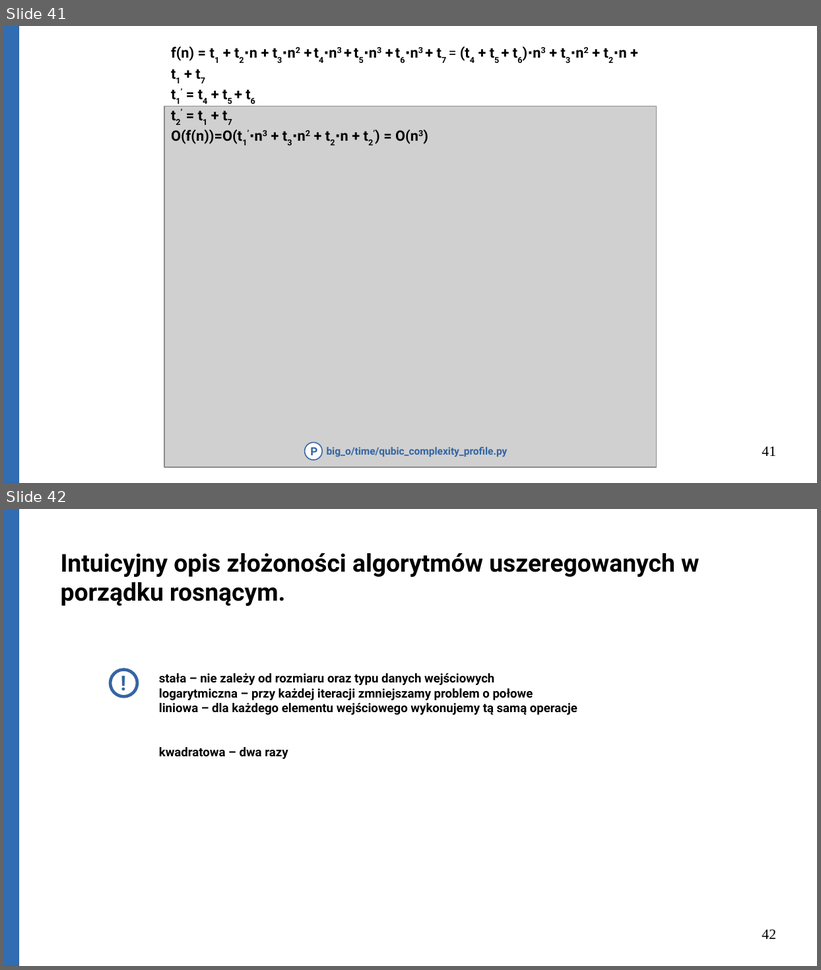
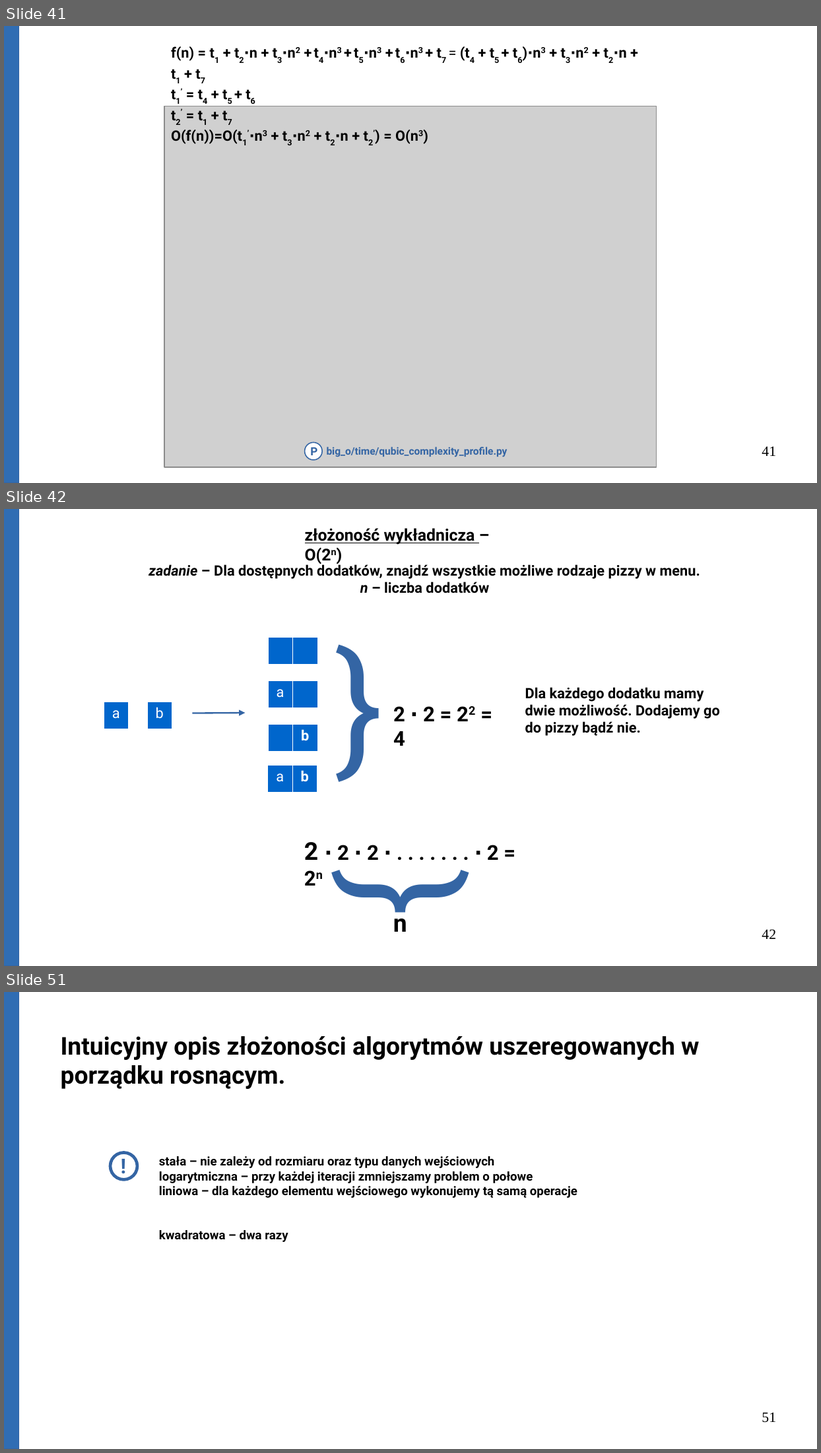
Before and after one commit to Michael-Wisniewski/algorithmic-workshop, a slide deck: gotowa.odp. Shown one above the other, each under a label of ours: slides 41 and 42 before the commit, slides 41, 42 and 51 after it; the slides between them are not shown. The pictures are 821x970 and 821x1453 pixels, drawn with LibreOffice and Linux fonts; fonts in the diff are those of the drawing; grey boxes stand for pictures. Boxes give left, top, right and bottom in pixels: in the first picture for what was removed or moved away, otherwise in the second. Text is boxed around its words. In the diff, an @@ line names an element or a change of style, - is before the commit and + after.

```diff
--- a/gotowa.odp
+++ b/gotowa.odp
@@ slide 42 added at <box>4,509,817,966</box>, background #FFFFFF @@
@@ rectangle added at <box>4,509,19,966</box>, fill #306DB3, outline #3465A4 0 pt @@
@@ text added at <box>305,528,475,564</box>, 16 pt, text #000000, bold, underline @@
+złożoność wykładnicza – O(2n)
@@ text added at <box>149,562,700,593</box>, 14 pt, text #000000, bold @@
+zadanie – Dla dostępnych dodatków, znajdź wszystkie możliwe rodzaje pizzy w menu.
+n – liczba dodatków
@@ text added at <box>328,610,360,813</box>, 140 pt, text #3465A4 @@
+}
@@ table added at <box>268,638,318,663</box>, 1 rows, 2 columns @@
+ | 
@@ table added at <box>268,681,318,707</box>, 1 rows, 2 columns @@
+a | 
@@ table added at <box>104,702,129,727</box>, 1 rows, 1 columns @@
+a
@@ table added at <box>147,702,172,727</box>, 1 rows, 1 columns @@
+b
@@ text added at <box>393,706,435,746</box>, 20 pt, text #000000, bold @@
+2 ⋅ 2 = 22 = 4
@@ text added at <box>525,687,720,736</box>, 14 pt, text #000000, bold @@
+Dla każdego dodatku mamy dwie możliwość. Dodajemy go do pizzy bądź nie.
@@ arrow added from (192, 714) to (246, 714), #3465A4 1.5 pt @@
@@ table added at <box>268,724,318,751</box>, 1 rows, 2 columns @@
+ | b
@@ table added at <box>267,765,318,791</box>, 1 rows, 2 columns @@
+a | b
@@ text added at <box>304,842,499,860</box>, 20 pt, text #000000, bold @@
+2 ⋅ 2 ⋅ 2 ⋅ . . . . . . . ⋅ 2 = 2n
@@ text added at <box>302,861,505,893</box>, 140 pt, text #3465A4 @@
+}
@@ text added at <box>393,909,407,932</box>, 24 pt, text #000000, bold @@
+n
@@ page number added at <box>762,929,776,939</box>, 14 pt, text #000000 @@
+42
@@ what was slide 42 is now slide 51 @@
@@ page number at <box>762,1412,776,1423</box>: text changed @@
-42
+51
```
Also in this commit, not shown: 7 slides changed, 9 other slides added, 5 other files.
